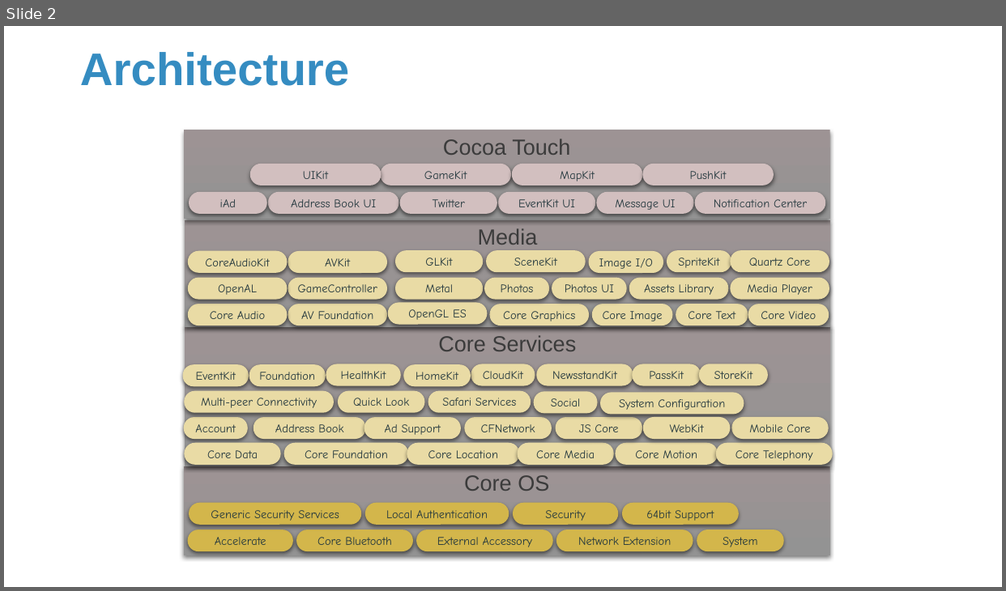
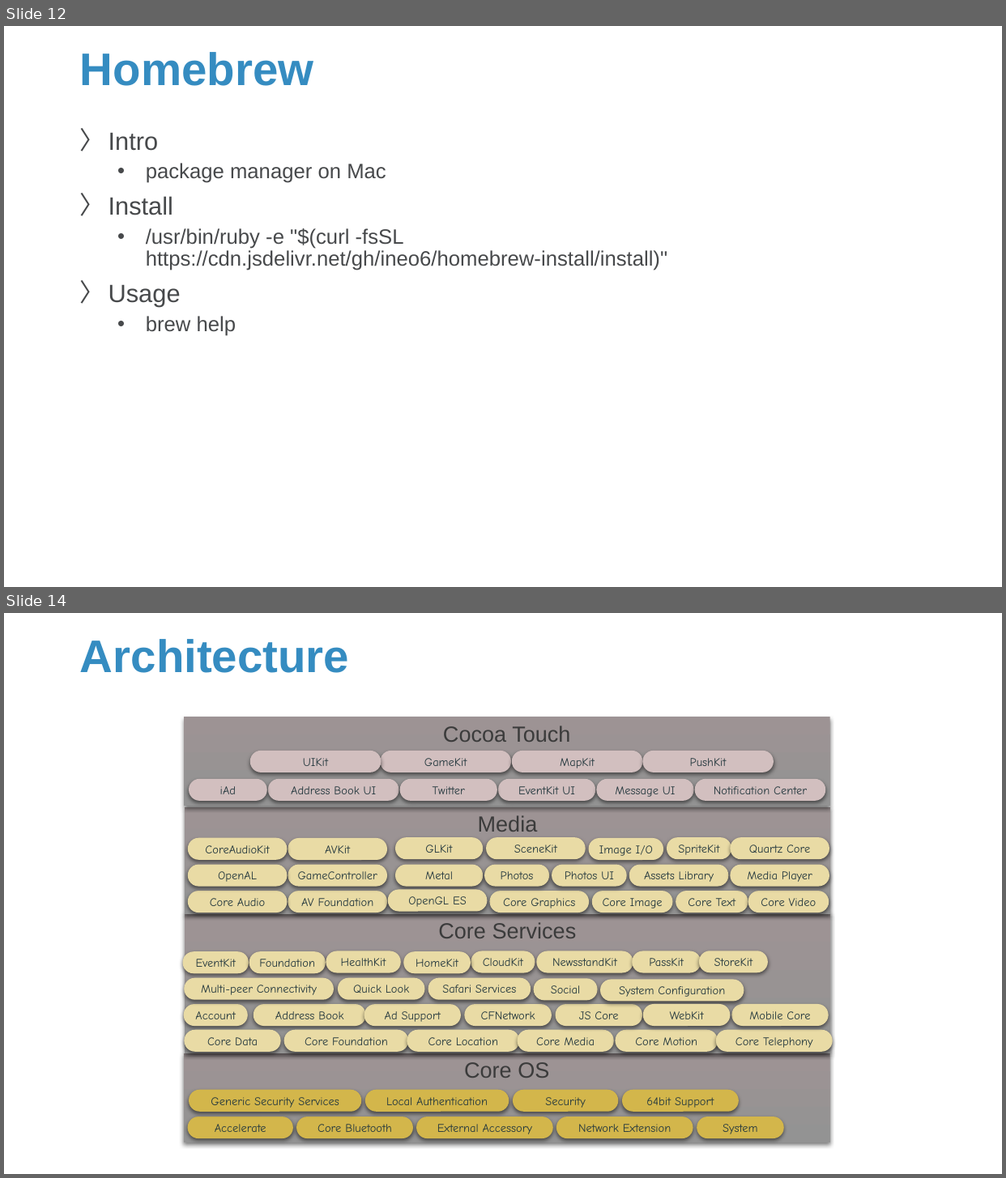
Before and after one commit to Sparks-Lu/TechNotes, a slide deck: Misc/iOS_General.pptx. Shown one above the other, each under a label of ours: slide 2 before the commit, slides 12 and 14 after it; the slides between them are not shown. The pictures are 1006x591 and 1006x1178 pixels, drawn with LibreOffice and Linux fonts; fonts in the diff are those of the drawing; background and template pictures are left out. Boxes give left, top, right and bottom in pixels: in the first picture for what was removed or moved away, otherwise in the second. Text is boxed around its words. In the diff, an @@ line names an element or a change of style, - is before the commit and + after.

```diff
--- a/Misc/iOS_General.pptx
+++ b/Misc/iOS_General.pptx
@@ slide 12 added at (4,26,1002,587), background picture (left out) @@
@@ title added at (80,52,314,86), 44 pt, text #358CC1, bold @@
+Homebrew
@@ text added at (108,133,667,336), 20 pt, text #47494B @@
+〉 Intro
+  • package manager on Mac
+〉 Install
+  • /usr/bin/ruby -e "$(curl -fsSL https://cdn.jsdelivr.net/gh/ineo6/homebrew-install/install)"
+〉 Usage
+  • brew help
@@ what was slide 2 is now slide 14 @@
```
Also in this commit, not shown: 1 slide changed, 11 other slides added, 9 other files.
